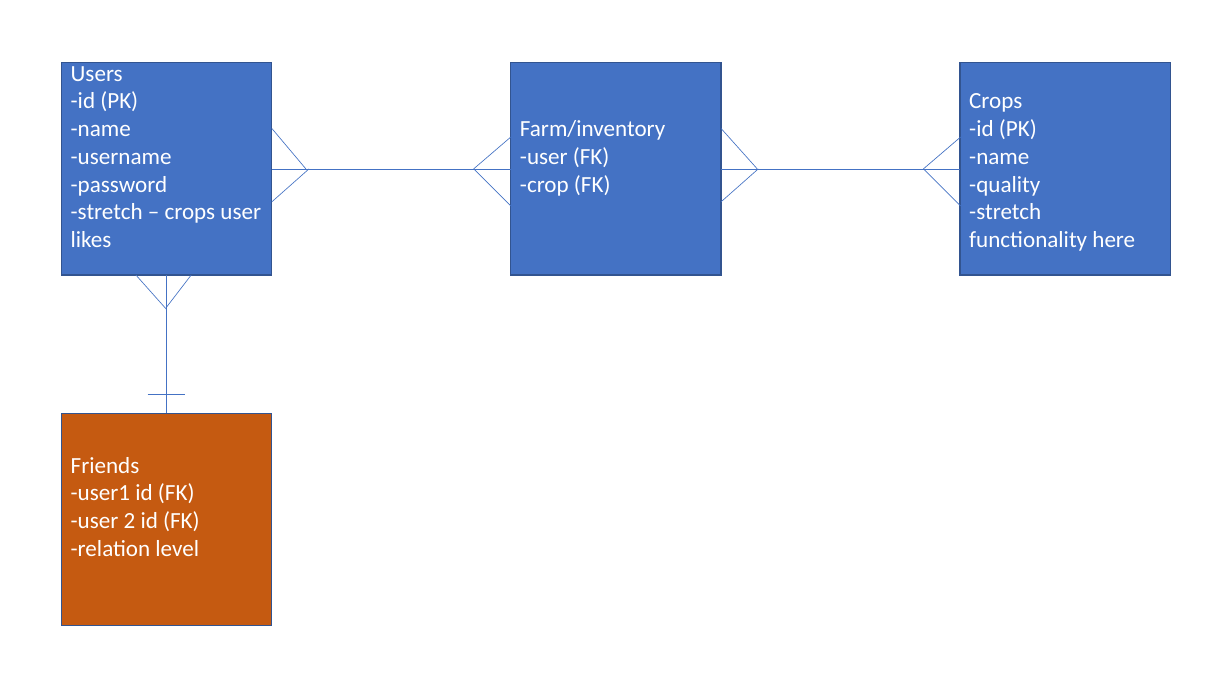
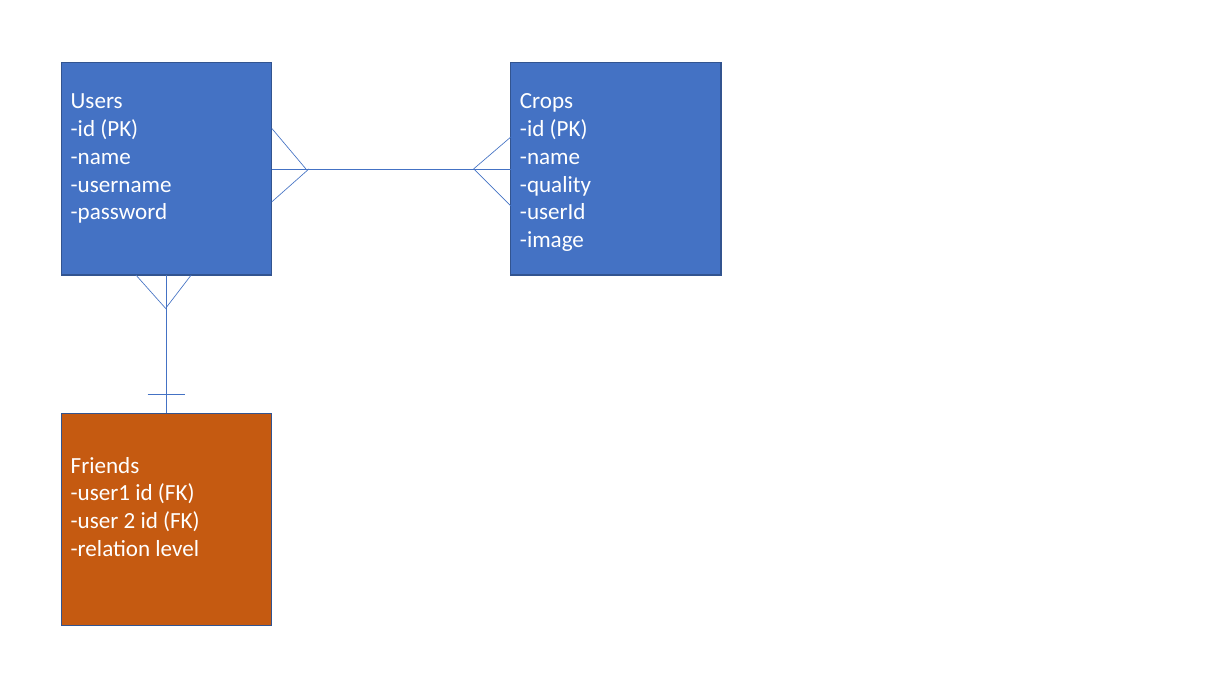
Before and after one commit to tck9173/GA-project-2, a slide deck: slide 1 of ERD.pptx. Drawn at 1232x693 pixels with LibreOffice and Linux fonts; fonts in the diff are those of the drawing. Boxes give left, top, right and bottom in pixels: in the first picture for what was removed or moved away, otherwise in the second. Text is boxed around its words. In the diff, an @@ line names an element or a change of style, - is before the commit and + after.

```diff
--- a/ERD.pptx
+++ b/ERD.pptx
@@ rectangle "Crops": place and size @@
-rectangle "Crops" at [960, 63, 1171, 275]
+rectangle "Crops" at [511, 63, 722, 275]
@@ rectangle removed at [511, 63, 722, 275] @@
-Farm/inventory
--user (FK)
--crop (FK)
@@ line removed from (721, 128) to (758, 169) @@
@@ line removed from (923, 169) to (961, 137) @@
@@ line removed from (721, 169) to (960, 169) @@
@@ line removed from (759, 169) to (721, 201) @@
@@ line removed from (923, 169) to (961, 206) @@
@@ text in rectangle at [71, 203, 261, 247]: paragraph removed @@
--stretch – crops user likes
@@ text in rectangle at [520, 203, 586, 251]: text changed @@
--stretch functionality here
+-userId
+-image
```
Also in this commit, not shown: 2 other files.
